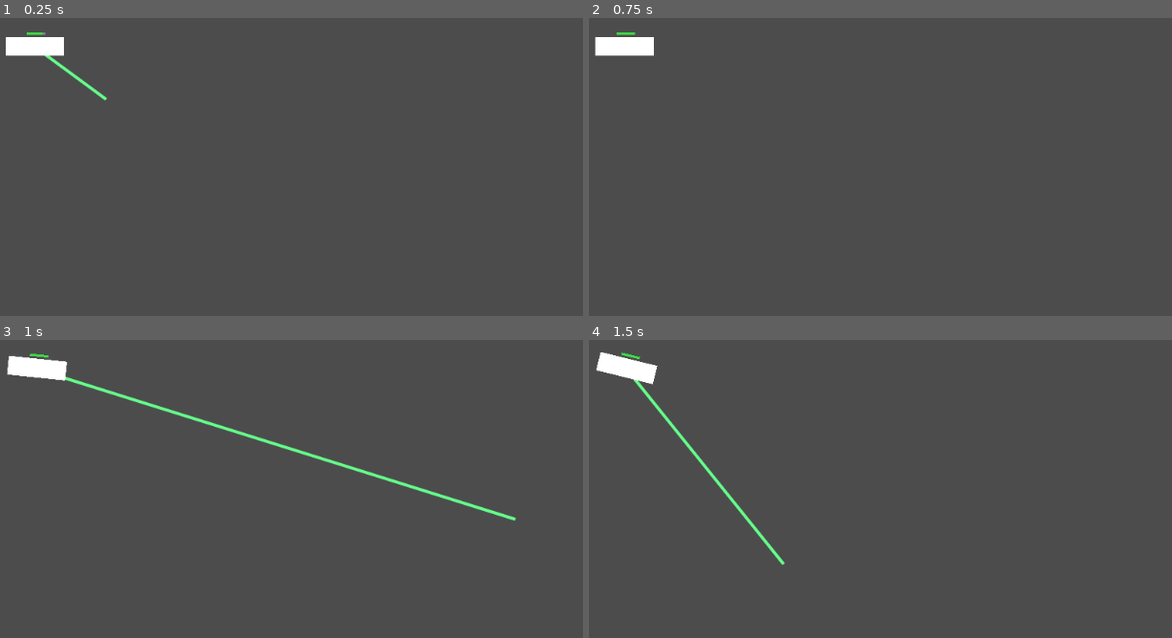
Above: before the commit, frames 1-4 (two rows, left to right).
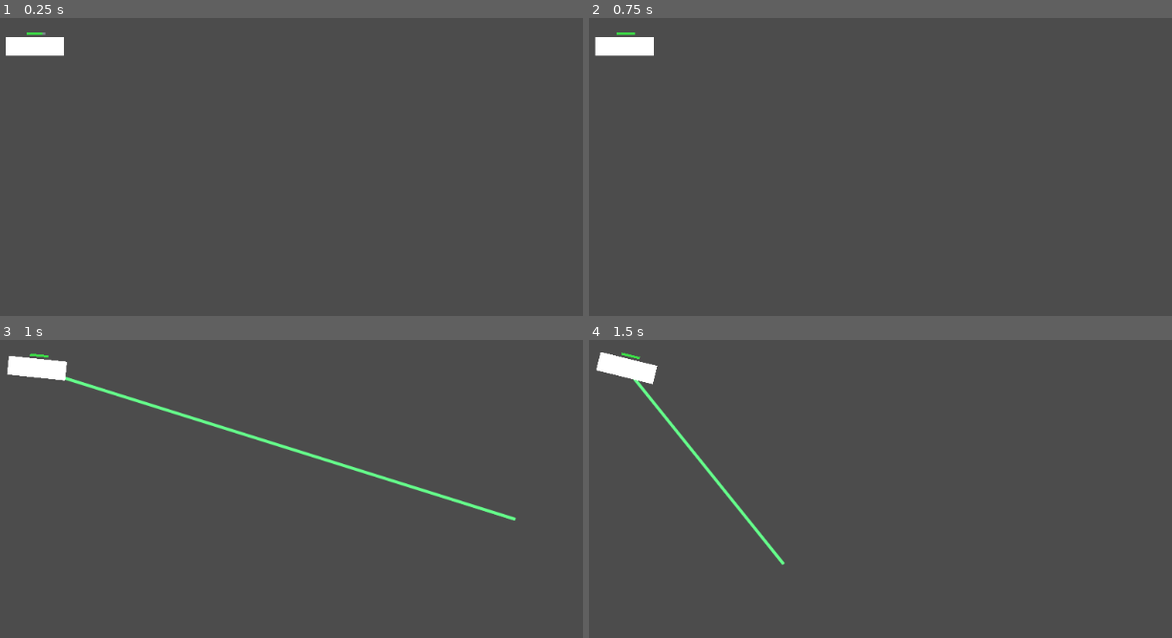
Above: after the commit, the same moments.

Repository: Poultrgeist/better-battleship
Game: Godot game, scene res://Scenes/Game.tscn
Same seed, same stepped clock (60 frames per second), same inputs: the game is played once before the commit and once after it.
Inputs (mouse positions are in pixels of both pictures, inside the frame that each line leads up to):
- Up to frame 1 (0.25 s): no input
- Up to frame 2 (0.75 s): tap Enter (ui_accept) at 0.5 s; move the mouse to (1102, 196) at 0.52 s; click (1102, 196) at 0.67 s
- Up to frame 3 (1 s): tap Enter (ui_accept) at 0.77 s
- Up to frame 4 (1.5 s): move the mouse to (781, 563) at 1.27 s; click (781, 563) at 1.42 s

The runs differ from the first frame. In frame 1, 0.2% of the frame differs, in the area x 7-19%, y 12-28%; in frame 2, nothing differs; in frame 3, nothing differs; in frame 4, nothing differs.

Commit message:
seperated line2d

Diff:
--- a/Prefabs/Ship_Test.tscn
+++ b/Prefabs/Ship_Test.tscn
@@ -1,8 +1,9 @@
-[gd_scene load_steps=4 format=2]
+[gd_scene load_steps=5 format=2]
 
 [ext_resource path="res://Assets/white_rect.png" type="Texture" id=1]
 [ext_resource path="res://Scripts/Ship.gd" type="Script" id=2]
 [ext_resource path="res://Prefabs/Health.tscn" type="PackedScene" id=3]
+[ext_resource path="res://Prefabs/Target_Line.gd" type="Script" id=4]
 
 [node name="Ship1" type="RigidBody2D"]
 position = Vector2( 60.7698, 41.7462 )
@@ -29,3 +30,4 @@
 width = 3.0
 default_color = Color( 0.4, 1, 0.54902, 1 )
 antialiased = true
+script = ExtResource( 4 )
--- /dev/null
+++ b/Prefabs/Target_Line.gd
@@ -0,0 +1,32 @@
+extends Line2D
+
+onready var Game = get_node("/root/Game")
+onready var ship = get_parent()
+
+func _ready():
+	_connect_signals()
+	add_point(get_position())
+	add_point(get_position())
+
+func _process(delta):
+
+	if is_visible():
+		var target_pos = ship.target_pos
+		set_rotation(-ship.get_rotation())
+		set_point_position(0, Vector2.ZERO)
+		if target_pos != Vector2.ZERO:
+			set_point_position(1, target_pos - ship.get_position())
+
+func _connect_signals():
+	Game.connect("start_turn", self, "_on_Game_start_turn")
+	Game.connect("start_sim", self, "_on_Game_start_sim")
+	Game.connect("end_sim", self, "_on_Game_end_sim")
+
+func _on_Game_start_turn():
+	set_visible(true)
+
+func _on_Game_start_sim():
+	set_visible(false)
+
+func _on_Game_end_sim():
+	pass
--- a/Scripts/Ship.gd
+++ b/Scripts/Ship.gd
@@ -16,15 +16,12 @@
 var state = INIT
 
 onready var _health_system = $Health
-onready var _line2D = $Line2D
 onready var Game = get_node("/root/Game")
 
 func _ready():
 	target_pos = Vector2.ZERO
 	_init_health()
 	_connect_signals()
-	_line2D.add_point(get_position())
-	_line2D.add_point(get_position())
 
 #func turn_reset():
 #	state = IDLE
@@ -37,12 +34,7 @@
 	thrust = Vector2()
 	spin_dir = 0
 
-	if state == IDLE:
-		_line2D.set_rotation(-get_rotation())
-		_line2D.set_point_position(0, Vector2.ZERO)
-		if target_pos != Vector2.ZERO:
-			_line2D.set_point_position(1, target_pos - get_position())
-	elif state == MOVING:
+	if state == MOVING:
 		thrust = Vector2(speed, 0)
 		spin_dir = sign(linear_velocity.angle_to(get_position().direction_to(target_pos)))
 
@@ -108,11 +100,9 @@
 
 func _on_Game_start_turn():
 	state = IDLE
-	_line2D.set_visible(true)
 
 func _on_Game_start_sim():
 	state = MOVING
-	_line2D.set_visible(false)
 
 func _on_Game_end_sim():
 	state = IDLE
